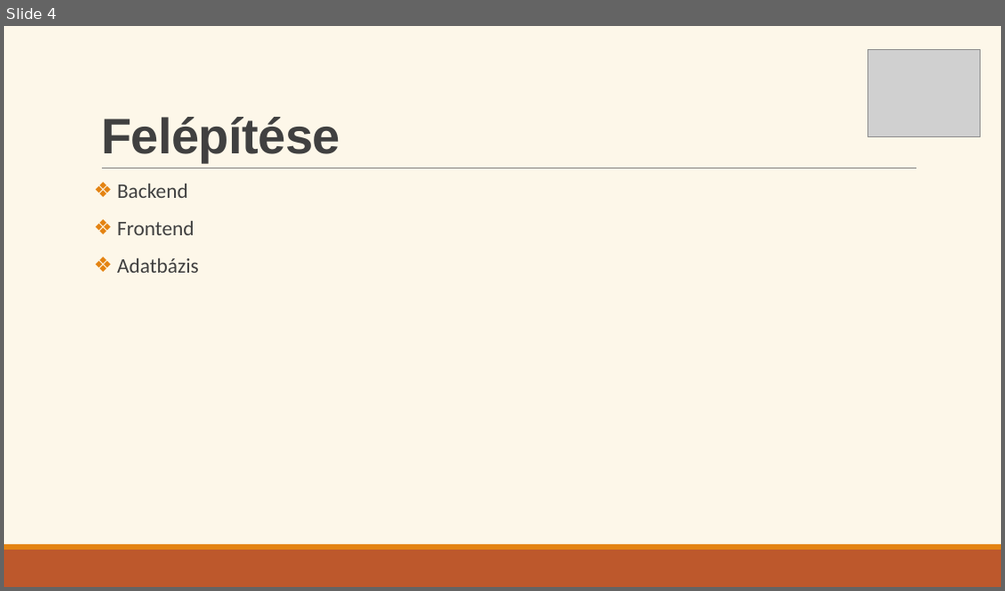
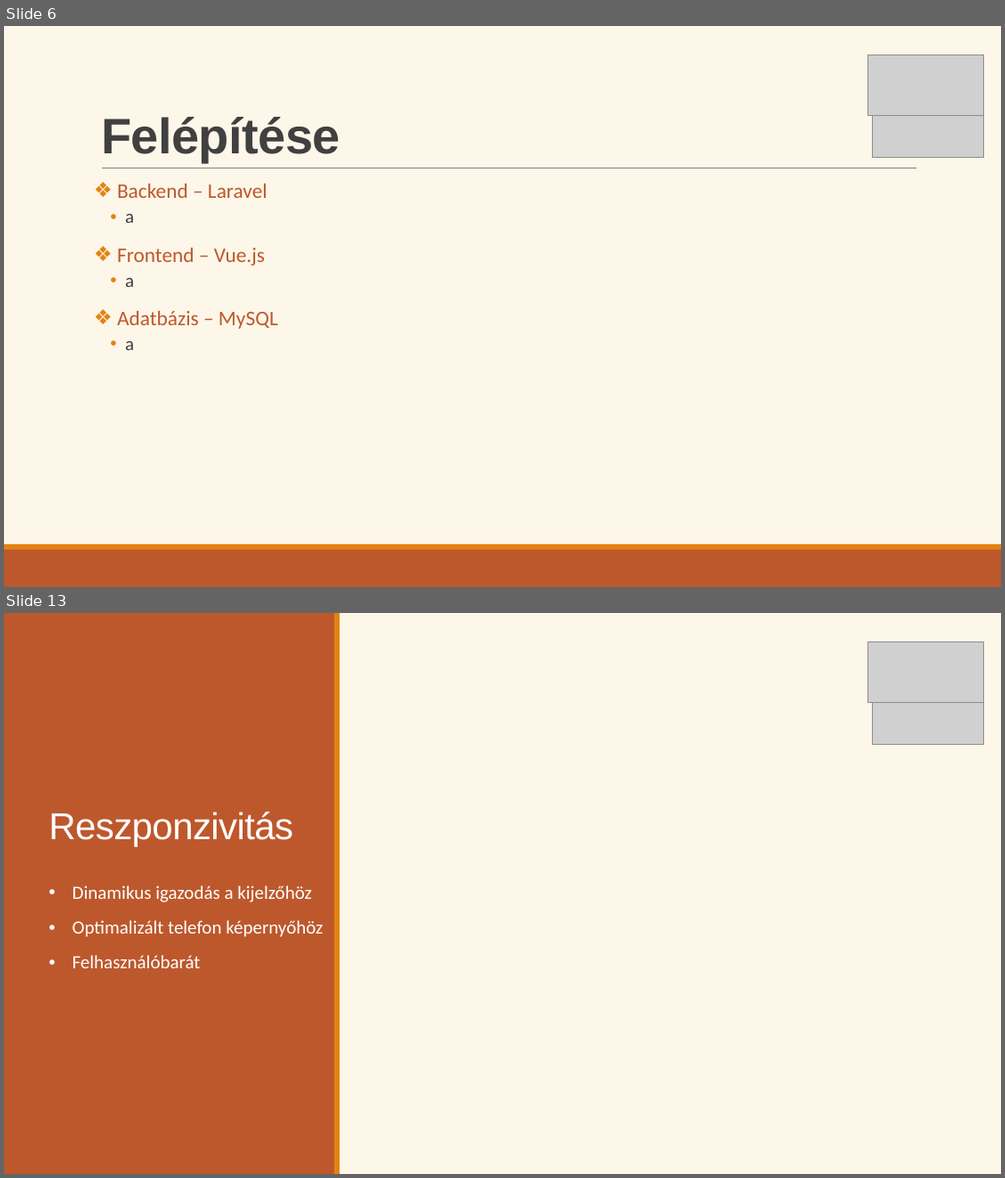
Before and after one commit to Ella50/13_S1_1_vizsgaremek, a slide deck: Dokumentációhoz/Prezentáció/eMenza_AtkariAriella_FarkasDominik.pptx. Shown one above the other, each under a label of ours: slide 4 before the commit, slides 6 and 13 after it; the slides between them are not shown. The pictures are 1005x591 and 1005x1178 pixels, drawn with LibreOffice and Linux fonts; fonts in the diff are those of the drawing; grey boxes stand for pictures. Boxes give left, top, right and bottom in pixels: in the first picture for what was removed or moved away, otherwise in the second. Text is boxed around its words. In the diff, an @@ line names an element or a change of style, - is before the commit and + after.

```diff
--- a/Dokumentációhoz/Prezentáció/eMenza_AtkariAriella_FarkasDominik.pptx
+++ b/Dokumentációhoz/Prezentáció/eMenza_AtkariAriella_FarkasDominik.pptx
@@ slide 13 added at (4, 613, 1001, 1174), background #FDF7E9 @@
@@ rectangle added at (4, 613, 335, 1174), fill #BD582C @@
@@ rectangle added at (334, 613, 340, 1174), fill #E48312 @@
@@ picture added at (867, 641, 984, 703) @@
@@ picture added at (872, 698, 984, 745) @@
@@ title added at (48, 811, 293, 846), 36 pt, text #FFFFFF @@
+Reszponzivitás
@@ text added at (73, 885, 323, 968), 18 pt, text #FFFFFF @@
+• Dinamikus igazodás a kijelzőhöz
+• Optimalizált telefon képernyőhöz
+• Felhasználóbarát
@@ what was slide 4 is now slide 6 @@
@@ slide 6 changed as well @@
@@ picture: place and size @@
-picture at (867, 49, 979, 136)
+picture at (867, 54, 984, 116)
@@ picture added at (872, 111, 984, 158) @@
@@ text at (117, 184, 278, 350): text changed; text colour #404040 to #BD582C @@
-❖ Backend
-❖ Frontend
-❖ Adatbázis
+❖ Backend – Laravel
+  • a
+❖ Frontend – Vue.js
+  • a
+❖ Adatbázis – MySQL
+  • a
```
Also in this commit, not shown: 5 other slides changed, 13 other slides added, 1 slide removed.
